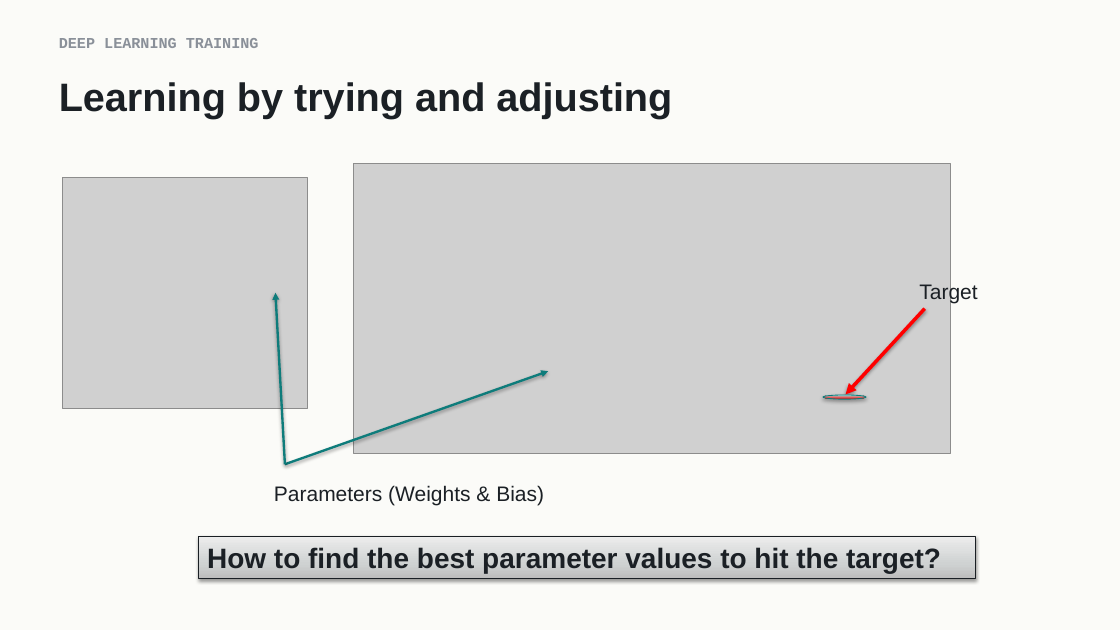
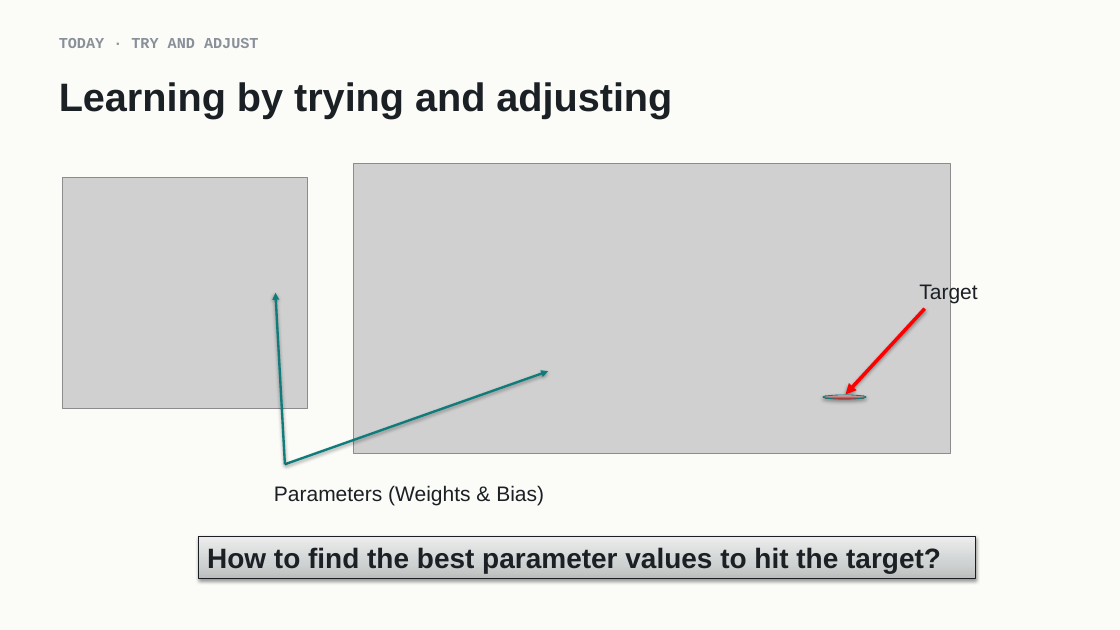
Before and after one commit to indigobio/msacl_dl_course, a slide deck: slide 3 of slides/pptx/lecture02_training.pptx. Drawn at 1120x630 pixels with LibreOffice and Linux fonts; fonts in the diff are those of the drawing; grey boxes stand for pictures. Boxes give left, top, right and bottom in pixels: in the first picture for what was removed or moved away, otherwise in the second. Text is boxed around its words. In the diff, an @@ line names an element or a change of style, - is before the commit and + after.

```diff
--- a/slides/pptx/lecture02_training.pptx
+++ b/slides/pptx/lecture02_training.pptx
@@ text at [59, 38, 259, 48]: text changed @@
-DEEP LEARNING TRAINING
+TODAY · TRY AND ADJUST
```
Also in this commit, not shown: 2 other slides changed, 15 other files.
